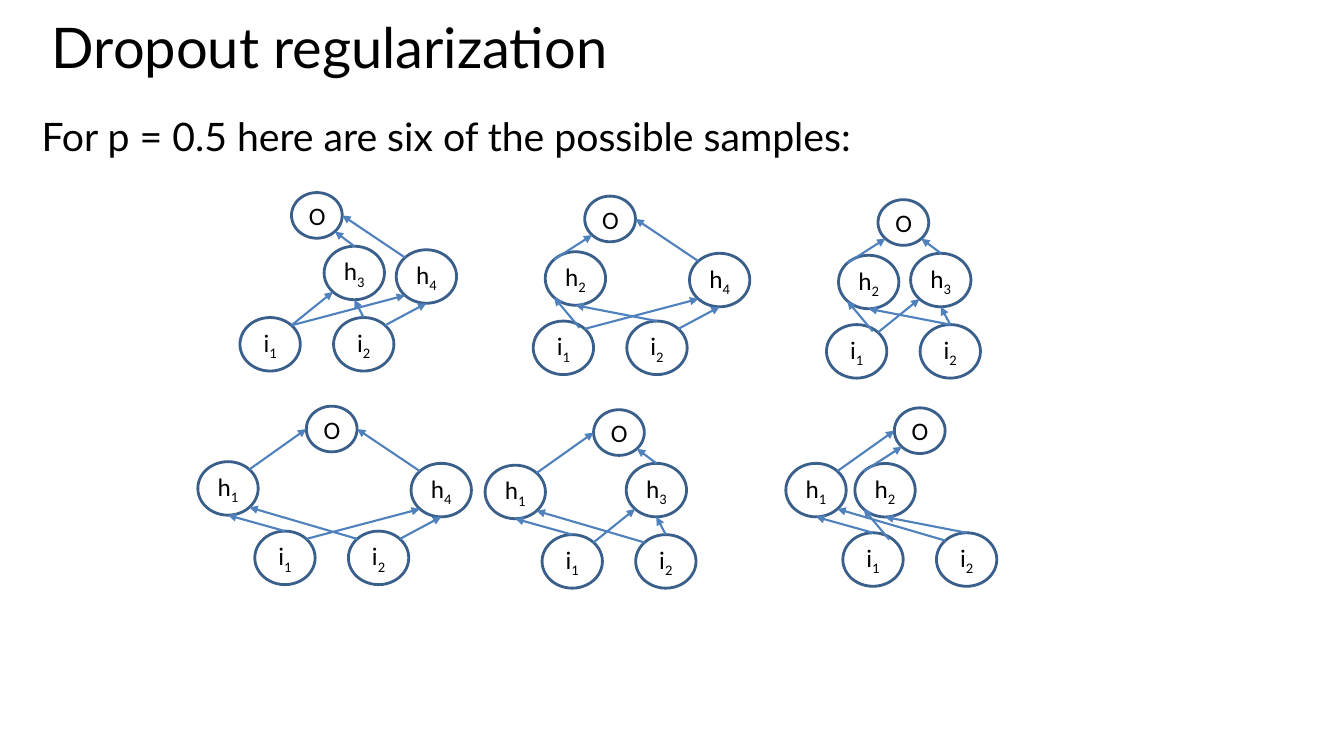
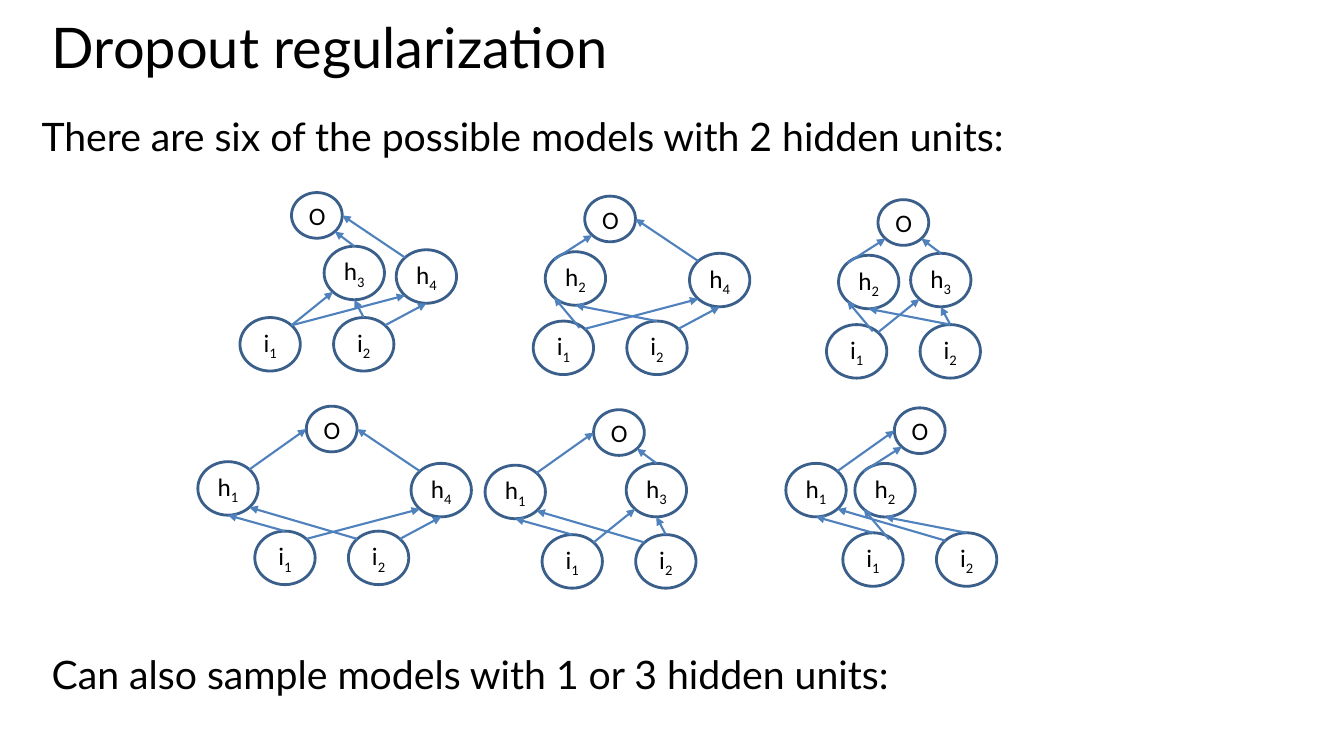
Before and after one commit to StephenElston/CSCI-E25, a slide deck: slide 56 of Slides/7_RegularizationAndOptimization.pptx (slide 66 before the commit). Drawn at 1344x756 pixels with LibreOffice and Linux fonts; fonts in the diff are those of the drawing. Boxes give left, top, right and bottom in pixels: in the first picture for what was removed or moved away, otherwise in the second. Text is boxed around its words. In the diff, an @@ line names an element or a change of style, - is before the commit and + after.

```diff
--- a/Slides/7_RegularizationAndOptimization.pptx
+++ b/Slides/7_RegularizationAndOptimization.pptx
@@ text at (42, 122, 1004, 158): text changed @@
-For p = 0.5 here are six of the possible samples:
+There are six of the possible models with 2 hidden units:
@@ text added at (52, 660, 889, 696), 28 pt, text #000000 @@
+Can also sample models with 1 or 3 hidden units:
```
Also in this commit, not shown: 11 other slides changed, 21 slides added.
